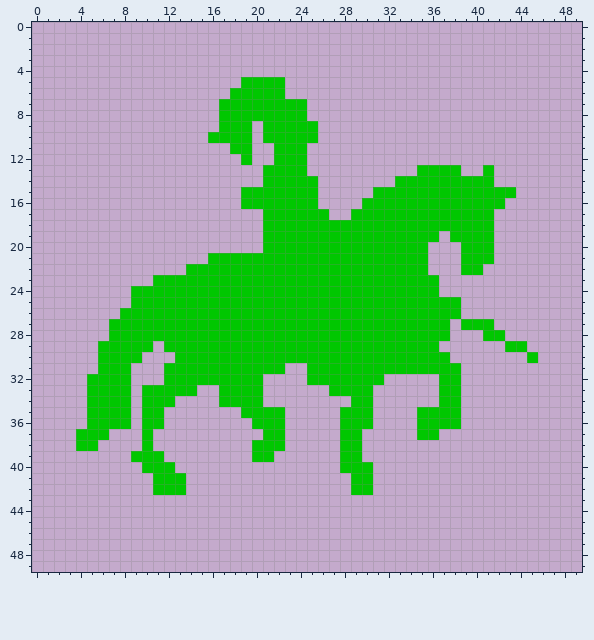
Two versions of one pixel-art sprite, trunk/ChalmeRisk/resources/KnightGreen.gif. Above, as it was before the edit.
The file is 50x50 pixels. Colours within 5 levels of each other are drawn and written as one.
And afterwards:
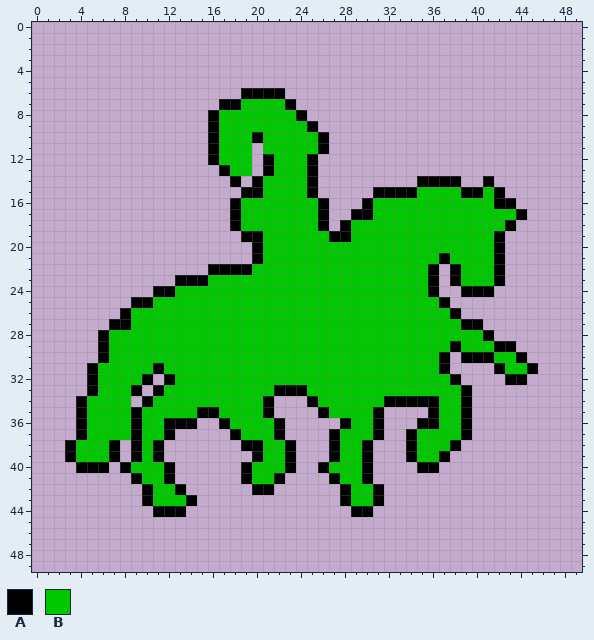
Palette (. is transparent): A #000000  B #00c700
From old to new:
y 5: x 19..22 BBBB -> ....
y 6: x 18..22 BBBBB -> .AAAA
y 7: x 17..18 BB -> AA; x 23..24 BB -> A.
y 8: x 16 . -> A; x 24 B -> A
y 9: x 16 . -> A; x 20 . -> B; x 25 B -> A
y 10: x 16 B -> A; x 20 . -> A; x 26 . -> A
y 11: x 16..17 .. -> AB; x 21 . -> B; x 25..26 .. -> BA
y 12: x 16..18 ... -> ABB; x 21 . -> A; x 25 . -> A
y 13: x 17..19 ... -> ABB; x 21 B -> A; x 25 . -> A; x 35..38 BBBB -> ....; x 41 B -> .
y 14: x 18 . -> A; x 20 . -> A; x 25 B -> A; x 33..41 BBBBBBBBB -> ..AAAA..A
y 15: x 19..20 BB -> AA; x 25 B -> A; x 31..34 BBBB -> AAAA; x 39..40 BB -> AA; x 42..43 BB -> A.
y 16: x 18 . -> A; x 26 . -> A; x 30 B -> A; x 42..43 B. -> AA
y 17: x 18..20 ... -> ABB; x 26 B -> A; x 29..30 BB -> AA; x 42..44 ... -> BBA
y 18: x 18..20 ... -> ABB; x 26..28 BBB -> A.A; x 42..43 .. -> BA
y 19: x 19..20 .. -> AA; x 27..28 BB -> AA; x 37 . -> B; x 42 . -> A
y 20: x 20 . -> A; x 36..38 ... -> BBB; x 42 . -> A
y 21: x 16..20 BBBBB -> ....A; x 36..38 ... -> BAB; x 42 . -> A
y 22: x 14..19 BBBBBB -> ..AAAA; x 36 . -> A; x 38 . -> A; x 41..42 .. -> BA
y 23: x 11..15 BBBBB -> ..AAA; x 36 B -> A; x 38..42 ..... -> ABBBA
y 24: x 9..12 BBBB -> ..AA; x 36 B -> A; x 39..41 ... -> AAA
y 25: x 9..10 BB -> AA; x 37..38 BB -> A.
y 26: x 8 B -> A; x 38 B -> A
y 27: x 7..8 BB -> AA; x 38..41 .BBB -> BAA.
y 28: x 6 . -> A; x 38..42 ...BB -> BBBA.
y 29: x 6 B -> A; x 11 . -> B; x 37..44 ......BB -> BABBBAA.
y 30: x 6 B -> A; x 10..12 ... -> BBB; x 37 B -> A; x 39..45 ......B -> AAABBA.
y 31: x 5 . -> A; x 9..11 ... -> BBA; x 23..24 .. -> BB; x 37..38 BB -> A.; x 42..45 .... -> ABBA
y 32: x 5 B -> A; x 9..10 .. -> BA; x 12 B -> A; x 21..24 .... -> BBBB; x 32..36 ..... -> BBBBB; x 38 B -> A; x 43..44 .. -> AA
y 33: x 5 B -> A; x 9..11 .BB -> A.A; x 15..16 .. -> BB; x 21..26 ...... -> BAAABB; x 31..36 ...... -> BBBBBB; x 39 . -> A
y 34: x 4 . -> A; x 10 B -> A; x 13..16 .... -> BBBB; x 21 . -> A; x 25..28 .... -> ABBB; x 31..36 ...... -> BAAAAA; x 39 . -> A
y 35: x 4 . -> A; x 9 . -> A; x 12..18 ....... -> BBBAABB; x 21..22 BB -> A.; x 26..27 .. -> AB; x 31 . -> A; x 35..36 BB -> .A; x 39 . -> A
y 36: x 4 . -> A; x 9 . -> A; x 12..14 ... -> AAA; x 17..19 ... -> ABB; x 22 B -> A; x 28 B -> A; x 31 . -> A; x 35..36 BB -> AA; x 39 . -> A
y 37: x 4 B -> A; x 7..9 ... -> BBA; x 11..12 .. -> BA; x 18..20 ... -> ABB; x 22 B -> A; x 27 . -> A; x 30..31 .. -> BA; x 34 . -> A; x 37..39 ... -> BBA
y 38: x 3 . -> A; x 6..7 .. -> BA; x 9 . -> A; x 11 . -> A; x 19..20 .B -> AA; x 23 . -> A; x 27 . -> A; x 30 . -> A; x 34..38 ..... -> ABBBA
y 39: x 3..7 ..... -> ABBBA; x 9 B -> A; x 11 B -> A; x 20 B -> A; x 22..23 .. -> BA; x 27 . -> A; x 30 . -> A; x 34..37 .... -> ABBA
y 40: x 4..6 ... -> AAA; x 8..9 .. -> AB; x 12 B -> A; x 19..23 ..... -> ABBBA; x 26..27 .. -> AB; x 30 B -> A; x 35..36 .. -> AA
y 41: x 9..10 .. -> AB; x 12..13 BB -> A.; x 19..22 .... -> ABBA; x 27..28 .. -> AB; x 30 B -> A
y 42: x 10 . -> A; x 13 B -> A; x 20..21 .. -> AA; x 28 . -> A; x 31 . -> A
y 43: x 10..14 ..... -> ABBBA; x 28..31 .... -> ABBA
y 44: x 11..13 ... -> AAA; x 29..30 .. -> AA
